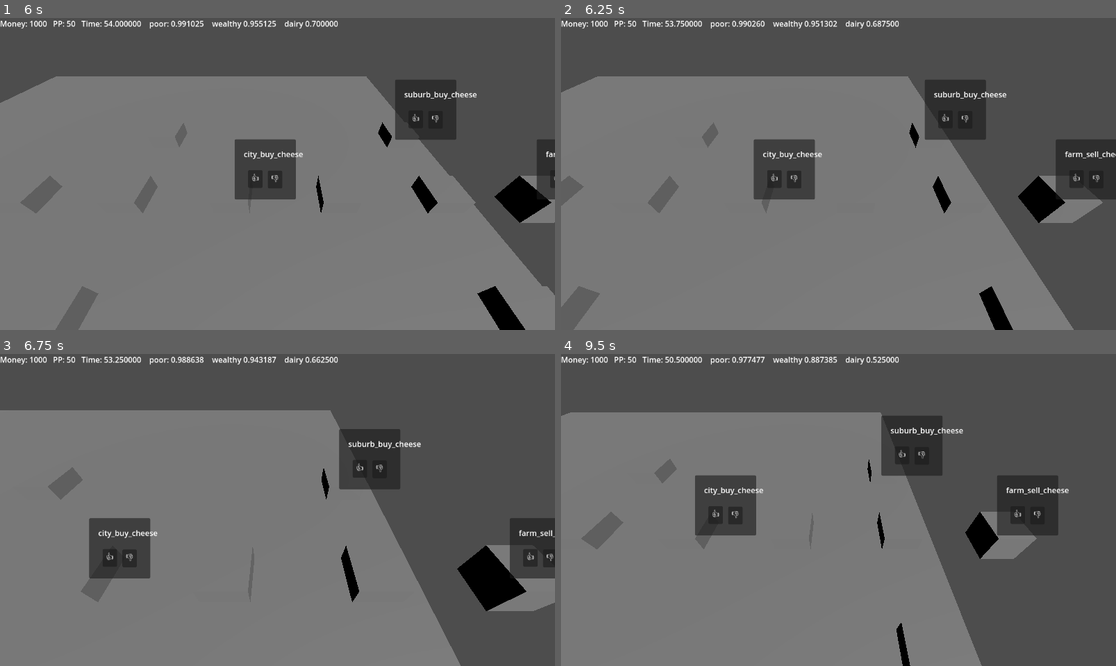
Above: before the commit, frames 1-4 (two rows, left to right).
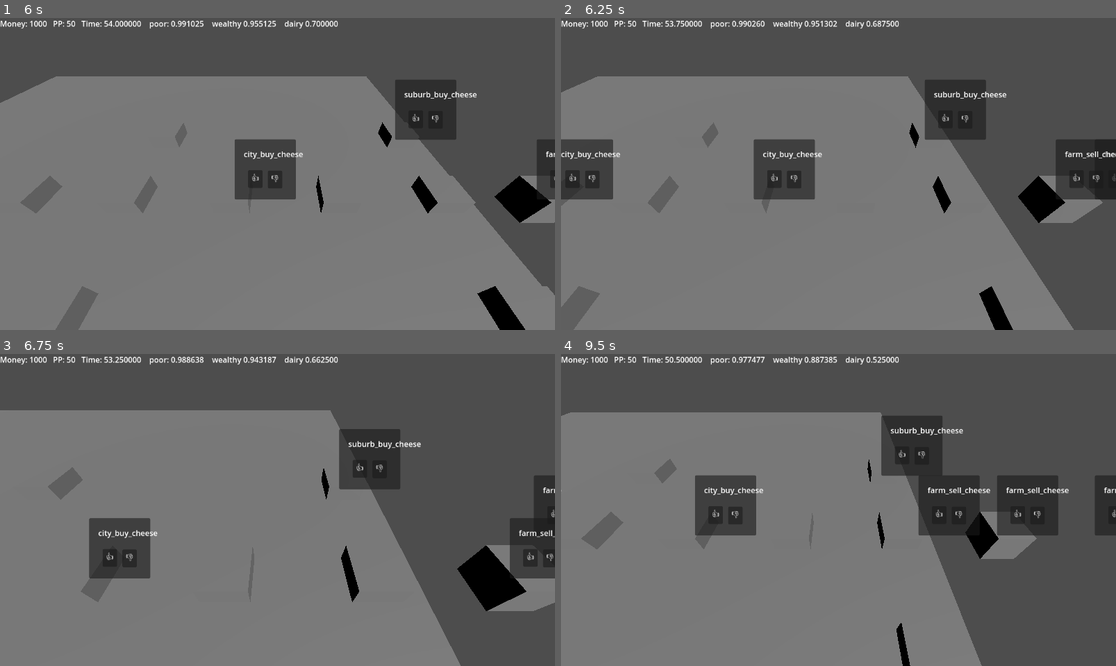
Above: after the commit, the same moments.

Repository: DripBoolean/cheese-game
Game: Godot game, scene res://scenes/world_root.tscn
Same seed, same stepped clock (60 frames per second), same inputs: the game is played once before the commit and once after it.
Inputs (mouse positions are in pixels of both pictures, inside the frame that each line leads up to):
- Up to frame 1 (6 s): move the mouse to (399, 158) at 0.52 s; hold D (move_right) 0.53-1.28 s; tap Mouse wheel up (zoom_in) every 1.5 s from 0.6 to 5.1 s; move the mouse to (166, 189) at 1.27 s; hold S (move_back) 1.28-2.03 s; tap Mouse wheel down (zoom_out) every 1.5 s from 1.35 to 5.85 s; move the mouse to (333, 105) at 2.02 s; hold D (move_right) 2.03-2.78 s; move the mouse to (249, 236) at 2.77 s; hold W (move_forward) 2.78-3.53 s; move the mouse to (444, 220) at 3.52 s; hold A (move_left) 3.53-5.03 s; move the mouse to (111, 127) at 4.27 s; move the mouse to (305, 174) at 5.02 s; hold S (move_back) 5.03-5.78 s; move the mouse to (194, 96) at 5.77 s; hold D (move_right) from 5.78 s (still down)
- Up to frame 2 (6.25 s): keep holding D (move_right)
- Up to frame 3 (6.75 s): move the mouse to (399, 494) at 6.52 s; release D (move_right) at 6.53 s; hold W (move_forward) from 6.53 s (still down); tap Mouse wheel up (zoom_in) at 6.6 s
- Up to frame 4 (9.5 s): move the mouse to (727, 525) at 7.27 s; release W (move_forward) at 7.28 s; hold D (move_right) 7.28-8.03 s; tap Mouse wheel down (zoom_out) at 7.35, 8.85 s; move the mouse to (894, 441) at 8.02 s; hold S (move_back) 8.03-8.78 s; tap Mouse wheel up (zoom_in) at 8.1 s; move the mouse to (810, 572) at 8.77 s; hold A (move_left) from 8.78 s (still down)

Frame 1 is identical in both runs. In frame 2, 1.8% of the frame differs, in the area x 0-100%, y 38-59%; in frame 3, 0.5%; in frame 4, 2.7%.

Commit message:
bug fix

Diff:
--- a/event_dispatcher/event_dispatcher.gd
+++ b/event_dispatcher/event_dispatcher.gd
@@ -73,6 +73,9 @@
 	var sBC_range: float = 0.0
 	var sAM_range: float = 0.0
 
+	# BUG FIX: MUST RESTART MACHINE
+	cur_state = "START"
+
 	for i in range( len(scores) ):
 		cur_state = state_machine.get( [ cur_state, scores[i] ] )
 
